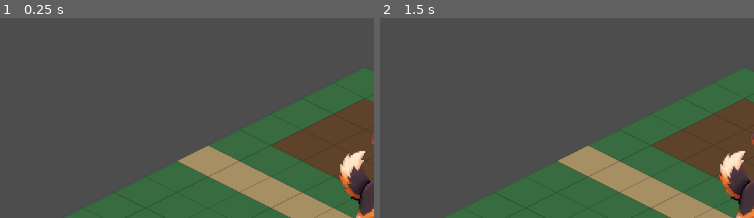
Above: before the commit, frames 1-2 (left to right).
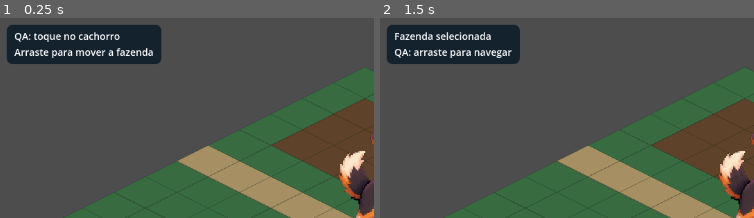
Above: after the commit, the same moments.

Repository: az1nn/marica-game
Game: Godot game, scene res://scenes/qa_web_preview.tscn
Two runs of this game, one before a commit and one after it. Both use one fixed random seed, a clock stepped at 60 frames per second and the inputs below. This scene is started directly instead of the project's main scene.
Inputs (mouse positions are % of the whole screen's width and height, from its top left):
- Up to frame 1 (0.25 s): no input
- Up to frame 2 (1.5 s): tap Enter at 0.5 s; move the mouse to (77, 50) at 0.52 s; click (77, 50) at 0.67 s; tap Space at 1.25 s; drag from (32, 61) to (48, 78) at 1.27 s
The pictures show only the part of the screen within x 0-50%, y 0-50%; the shares and areas given below are measured in that part.

The runs differ from the first frame. In frame 1, 7.8% of the frame differs, in the area x 1-44%, y 3-23%; in frame 2, 6.7%.

Commit message:
feat(qa002): make Godot founder/farm taps visibly selectable without intercepting CENA pan

Diff:
--- a/game/src/qa/qa_web_preview.gd
+++ b/game/src/qa/qa_web_preview.gd
@@ -1,12 +1,148 @@
 extends Node2D
 
+# SPEC-008 Q806: opt-in QA tap feedback. NEVER gameplay, pet care, ART acceptance or save.
+const LAYOUT = preload("res://src/domain/farm_layout.gd")
+const TAP_DRIFT_SQUARED: float = 324.0
+const SYNTHETIC_MOUSE_SUPPRESSION_MS: int = 700
+const QA_TAPS_ENABLED: bool = true
 
-# QA-only wrapper: proving WebAssembly runtime boot does not approve art or gameplay.
+var qa_tap_count: int = 0
+var qa_selection: String = "none"
+
+var _touch_down: Dictionary = {}
+var _touch_dragged: Dictionary = {}
+var _last_touch_event_ms: int = -100000
+var _mouse_pressed: bool = false
+var _mouse_down: Vector2 = Vector2.ZERO
+var _mouse_dragged: bool = false
+var _feedback: Label
+
+@onready var _founder: Sprite2D = $FounderScene/FarmIsoView/FounderV4TestCopy
+@onready var _world: Node2D = $FounderScene/FarmIsoView/IsometricWorld
+
+
 func _ready() -> void:
+    _create_qa_overlay()
     if not OS.has_feature("web"):
         return
     await get_tree().process_frame
-    if not has_node("FounderScene/FarmIsoView/FounderV4TestCopy"):
+    if _founder == null or _founder.texture == null or _world == null:
         push_error("MARICA_QA001_SCENE_INCOMPLETE")
         return
     JavaScriptBridge.eval("window.__MARICA_QA_GODOT_READY = true")
+    _publish_web_state()
+    get_viewport().size_changed.connect(_publish_web_state)
+
+
+func _create_qa_overlay() -> void:
+    var layer: CanvasLayer = CanvasLayer.new()
+    layer.name = "QAOnlyFeedbackLayer"
+    layer.layer = 20
+    add_child(layer)
+    var panel: PanelContainer = PanelContainer.new()
+    panel.name = "TapFeedback"
+    panel.position = Vector2(14, 14)
+    panel.mouse_filter = Control.MOUSE_FILTER_IGNORE
+    var background: StyleBoxFlat = StyleBoxFlat.new()
+    background.bg_color = Color(0.06, 0.12, 0.17, 0.92)
+    background.set_corner_radius_all(9)
+    background.content_margin_left = 11
+    background.content_margin_right = 11
+    background.content_margin_top = 7
+    background.content_margin_bottom = 7
+    panel.add_theme_stylebox_override("panel", background)
+    layer.add_child(panel)
+    _feedback = Label.new()
+    _feedback.name = "SelectionStatus"
+    _feedback.mouse_filter = Control.MOUSE_FILTER_IGNORE
+    _feedback.add_theme_font_size_override("font_size", 14)
+    _feedback.add_theme_color_override("font_color", Color.WHITE)
+    _feedback.text = "QA: toque no cachorro\nArraste para mover a fazenda"
+    panel.add_child(_feedback)
+
+
+func _input(event: InputEvent) -> void:
+    # Do NOT handle input: CENA's _unhandled_input must still receive camera drags.
+    if event is InputEventScreenTouch:
+        var touch: InputEventScreenTouch = event as InputEventScreenTouch
+        _last_touch_event_ms = Time.get_ticks_msec()
+        if touch.pressed:
+            _touch_down[touch.index] = touch.position
+            _touch_dragged[touch.index] = false
+        elif _touch_down.has(touch.index):
+            var start: Vector2 = _touch_down[touch.index]
+            var moved: bool = bool(_touch_dragged.get(touch.index, true))
+            _touch_down.erase(touch.index)
+            _touch_dragged.erase(touch.index)
+            if not moved and start.distance_squared_to(touch.position) <= TAP_DRIFT_SQUARED:
+                _select_at(touch.position)
+    elif event is InputEventScreenDrag:
+        var drag: InputEventScreenDrag = event as InputEventScreenDrag
+        _last_touch_event_ms = Time.get_ticks_msec()
+        if _touch_down.has(drag.index):
+            var start: Vector2 = _touch_down[drag.index]
+            if start.distance_squared_to(drag.position) > TAP_DRIFT_SQUARED:
+                _touch_dragged[drag.index] = true
+    elif event is InputEventMouseButton:
+        var mouse: InputEventMouseButton = event as InputEventMouseButton
+        if mouse.button_index != MOUSE_BUTTON_LEFT:
+            return
+        if Time.get_ticks_msec() - _last_touch_event_ms < SYNTHETIC_MOUSE_SUPPRESSION_MS:
+            _mouse_pressed = false
+            return
+        if mouse.pressed:
+            _mouse_pressed = true
+            _mouse_down = mouse.position
+            _mouse_dragged = false
+        elif _mouse_pressed:
+            _mouse_pressed = false
+            if not _mouse_dragged and _mouse_down.distance_squared_to(mouse.position) <= TAP_DRIFT_SQUARED:
+                _select_at(mouse.position)
+    elif event is InputEventMouseMotion and _mouse_pressed:
+        var motion: InputEventMouseMotion = event as InputEventMouseMotion
+        if _mouse_down.distance_squared_to(motion.position) > TAP_DRIFT_SQUARED:
+            _mouse_dragged = true
+
+
+func _select_at(screen_position: Vector2) -> void:
+    if not QA_TAPS_ENABLED or _founder == null or _world == null:
+        return
+    var local_founder: Vector2 = (
+        _founder.get_global_transform_with_canvas().affine_inverse() * screen_position
+    )
+    var source_rect: Rect2 = _founder.get_rect()
+    if source_rect.has_point(local_founder):
+        qa_selection = "founder"
+        _feedback.text = "Cachorro fundador selecionado\nQA: cuidado ainda nao implementado"
+    else:
+        var farm_local: Vector2 = (
+            _world.get_global_transform_with_canvas().affine_inverse() * screen_position
+        )
+        var farm_size: Vector2 = Vector2(
+            float(LAYOUT.GRID_WIDTH * LAYOUT.TILE_SIZE),
+            float(LAYOUT.GRID_HEIGHT * LAYOUT.TILE_SIZE)
+        )
+        if Rect2(Vector2.ZERO, farm_size).has_point(farm_local):
+            qa_selection = "farm"
+            _feedback.text = "Fazenda selecionada\nQA: arraste para navegar"
+        else:
+            qa_selection = "outside"
+            _feedback.text = "Fora da fazenda\nQA: toque no cachorro"
+    qa_tap_count += 1
+    _publish_web_state()
+
+
+func _publish_web_state() -> void:
+    if not OS.has_feature("web") or _founder == null:
+        return
+    var center: Vector2 = (
+        _founder.get_global_transform_with_canvas() * _founder.get_rect().get_center()
+    )
+    var data: Dictionary = {
+        "count": qa_tap_count,
+        "selection": qa_selection,
+        "founder_center": [center.x, center.y],
+        "source": "Godot InputEvent (QA-only)",
+        "gameplay_enabled": false
+    }
+    JavaScriptBridge.eval("window.__MARICA_QA_TAP_STATE = " + JSON.stringify(data))
